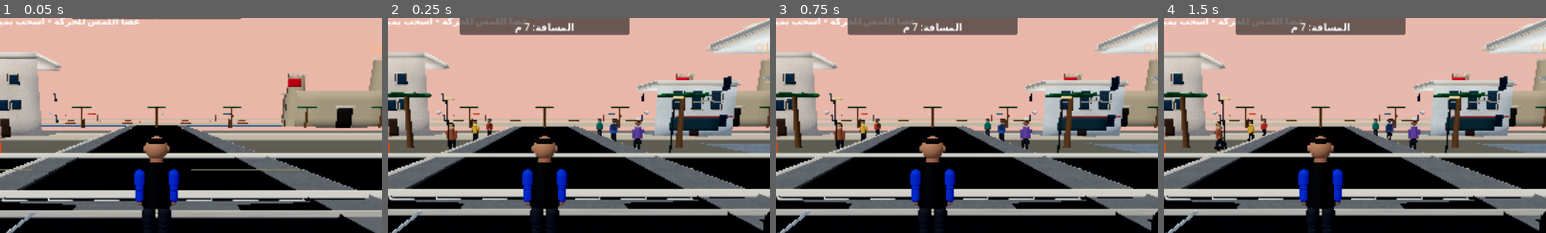
Above: before the commit, frames 1-4 (left to right).
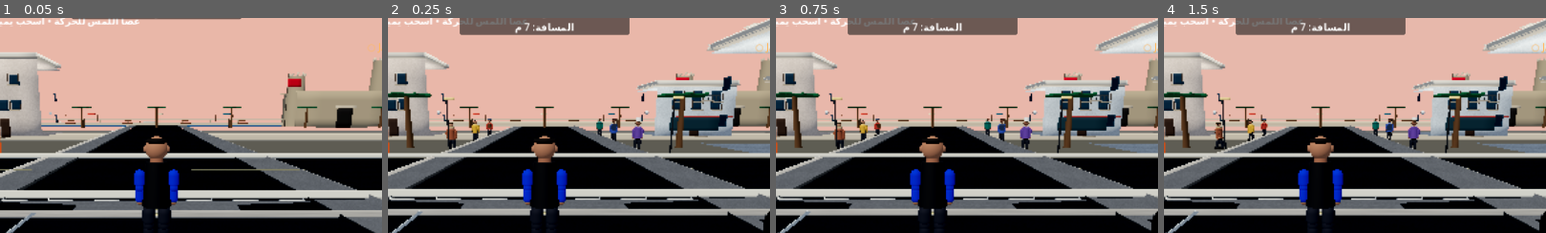
Above: after the commit, the same moments.

Repository: stevennpllk-crypto/REAL-LIFE-MAHDIA
Game: Godot game, scene res://scenes/Main.tscn
The game is run twice, just before and just after one commit, with the same random seed, the same clock (stepped at 60 frames per second) and the same inputs.
Inputs (mouse positions are % of the whole screen's width and height, from its top left):
- Up to frame 1 (0.05 s): no input
- Up to frame 2 (0.25 s): no input
- Up to frame 3 (0.75 s): click (48, 94) at 0.52 s; type "12" at 0.6 s
- Up to frame 4 (1.5 s): click "الأداء: اقتصادية" at 1.25 s
The pictures show only the part of the screen within x 30-80%, y 12-62%; the shares and areas given below are measured in that part.

Frame 1 is identical in both runs. In frame 2, 0.1% of the frame differs, in the area x 15-87%, y 38-53%; in frame 3, 0.2%; in frame 4, 0.2%, in the area x 13-87%, y 38-62%.

Commit message:
Refine resident proportions, footwear and Mediterranean daylight lighting

Diff:
--- a/scripts/main.gd
+++ b/scripts/main.gd
@@ -178,16 +178,16 @@
 	# Avoid procedural-sky shader variants on low-limit GLES3/SwiftShader devices.
 	world_environment.ambient_light_source = Environment.AMBIENT_SOURCE_COLOR
 	world_environment.ambient_light_color = Color(0.78, 0.82, 0.90)
-	world_environment.ambient_light_energy = 0.82
+	world_environment.ambient_light_energy = 0.72
 	world_environment.tonemap_mode = Environment.TONE_MAPPER_ACES
 	world_env.environment = world_environment
 	add_child(world_env)
 	sun = DirectionalLight3D.new()
 	sun.rotation_degrees = Vector3(-48, -32, 0)
-	sun.light_energy = 1.1
+	sun.light_energy = 1.28
 	# One directional sun provides real surface shading. Shadows are quality-tiered.
 	sun.shadow_enabled = quality_level >= 1
-	sun.directional_shadow_max_distance = 55.0
+	sun.directional_shadow_max_distance = 48.0
 	sun.shadow_opacity = 0.62
 	sun.visible = true
 	add_child(sun)
--- a/scripts/npc.gd
+++ b/scripts/npc.gd
@@ -232,6 +232,10 @@
 	torso.height = 0.78
 	torso.radial_segments = 12
 	body_visual = _part(torso, Vector3(0, 1.18, 0), shirt)
+	# Rounded shoulder line and layered fabric give the torso a less primitive silhouette.
+	var shoulders := _sphere(0.285, 0.30)
+	var shoulder_mesh := _part(shoulders, Vector3(0, 1.48, 0), shirt)
+	shoulder_mesh.scale = Vector3(1.22, 0.78, 0.92)
 	_part(_torus(0.105, 0.025), Vector3(0, 1.56, -0.005), shirt.darkened(0.18))
 	_part(_capsule(0.045, 0.16), Vector3(0, 1.49, -0.19), shirt.lightened(0.16))
 	# Layered everyday clothing: collar, placket, hem, seams and pockets.
@@ -248,9 +252,11 @@
 		head_visual.position = Vector3(0, 1.84, 0)
 		visual_root.add_child(head_visual)
 		var head := MeshInstance3D.new()
-		head.mesh = _sphere(0.19, 0.40)
+		head.mesh = _sphere(0.175, 0.34)
 		head.material_override = _mat(skin)
 		head_visual.add_child(head)
+	# A slightly smaller head-to-body ratio reads much closer to adult human proportions.
+	head_visual.scale = Vector3(0.88, 0.88, 0.88)
 	# Hair cap, side locks, ears, nose, brows and eyes give faces readable depth.
 	var cap := _head_part(_sphere(0.195, 0.22), Vector3(0, 0.145, 0.015), hair)
 	cap.scale = Vector3(1.0 + float(posmod(personal_seed, 4)) * 0.025, 0.62, 1.0)
@@ -302,8 +308,11 @@
 	# Wrist/hand skin and footwear are separate from the cloth meshes.
 	_part(_sphere(0.055, 0.10), Vector3(-0.30, 1.02, 0), skin)
 	_part(_sphere(0.055, 0.10), Vector3(0.30, 1.02, 0), skin)
-	_part(_capsule(0.105, 0.25), Vector3(-0.14, 0.10, -0.035), Color(0.055, 0.06, 0.065))
-	_part(_capsule(0.105, 0.25), Vector3(0.14, 0.10, -0.035), Color(0.055, 0.06, 0.065))
+	# Shoes now have a distinct sole, upper and toe instead of reading as bare dark capsules.
+	for foot_x in [-0.14, 0.14]:
+		_part(_box_mesh(Vector3(0.22, 0.055, 0.34)), Vector3(foot_x, 0.045, -0.105), Color(0.035, 0.038, 0.042))
+		_part(_capsule(0.085, 0.22), Vector3(foot_x, 0.12, -0.035), Color(0.075, 0.072, 0.068))
+		_part(_sphere(0.082, 0.12), Vector3(foot_x, 0.12, -0.135), Color(0.075, 0.072, 0.068))
 	_part(_torus(0.105, 0.012), Vector3(0, 0.82, 0), Color(0.42, 0.34, 0.22))
 	_build_occupation_details()
 	left_arm = _limb(Vector3(-0.30, 1.43, 0), shirt, 0.62, 0.10)
